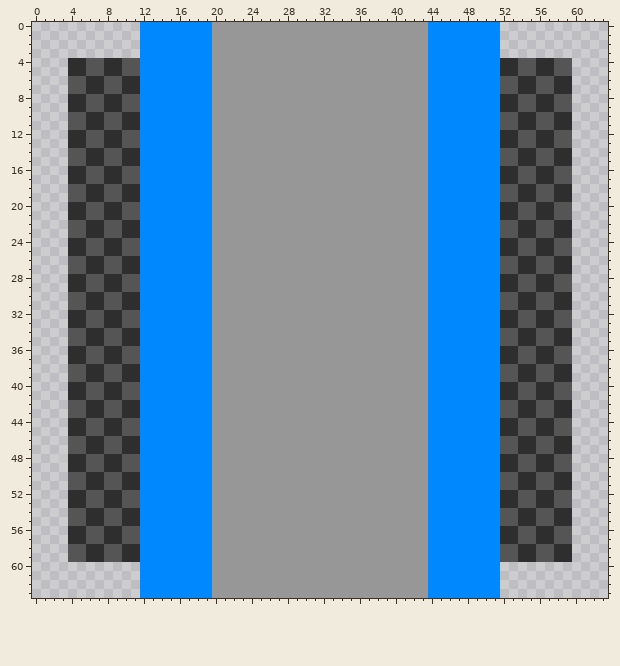
Pixel-art sprite -- res/player2.png. Above is the file before it was changed.
The file is 64x64 pixels. Colours within 5 levels of each other are drawn and written as one.
The same view after the edit:
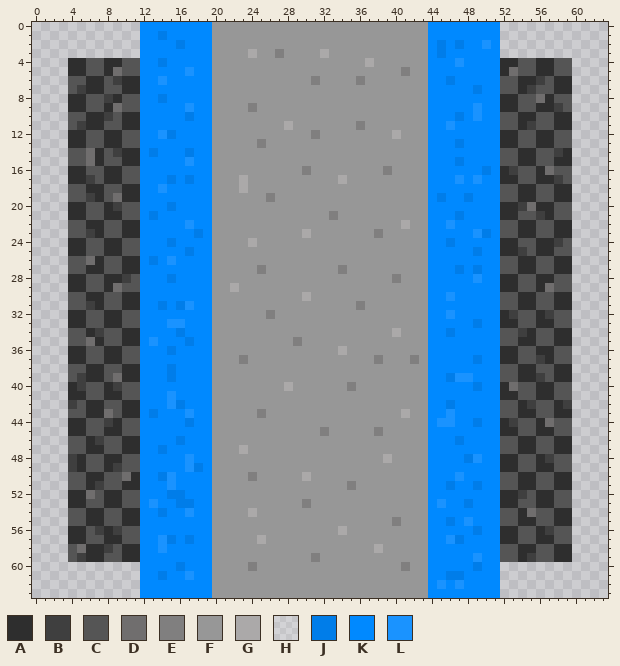
Palette (. is transparent): A #2e2e2e  B #3f3f3f  C #555555  D #706e6e  E #807f7f  F #979797  G #aba9a9  H #ffffff1e  J #007de9  K #0089ff  L #1a93ff
From old to new:
Changed rows in their new state; - is an unchanged pixel.
first column x 3:
 1 -----------J---------------------------------------------
 2 -------------J----------------------------J-J--L---------
 3 ---------------------G--E----G------------J--------------
 4 -----------J----------------------G---------L------------
 5 ------D-------L-----------------------E-----------D------
 6 ------B----L----------------E----E---------J---------B---
 7 --B-------------------------------------------J-----B----
 8 -----B-----J-----------------------------------------D---
 9 ------D-------L------E------------------------L--------B-
10 -----B--------J-----------------------------J-L----------
11 --B----------------------G-------E---------L--------B----
12 -----------LJ---------------E--------G-------------------
13 ----------------------E---------------------J------------
14 ---D--B---J---J----------------------------------------B-
15 ---D----------L-----------------------------J------------
16 ---------------------------E--------E----------J--B---D--
17 ---B--------J-J-----G----------G------------L-L--------B-
18 -----------L--------G------------------------------------
19 ---B--D----------------E------------------J--J-----------
20 ------B-----J--------------------------------------BD----
21 ----------J-------------------E-------------J--------B---
22 --------------L-----------------------G----L-------------
23 ---B-----------J-----------G-------E----------LJ---------
24 ------------J--------G---------------------J-----------B-
25 --------------J-------------------------------J----B-----
26 ---D------J-L--------------------------------------------
27 ----------------------E--------E------------J-J----------
28 -------B----J------------------------E--------L----------
29 ------D------------G----------------------------------D--
30 ---------------------------G---------------L-------------
31 ---B-------J-JL------------------E-----------------------
32 -----------------------E-------------------L------B---B--
33 ------------LL--------------------------------J----------
34 ----B--------J-----------------------G-----J-------B-----
35 ---D------L---J-----------E------------------------------
36 ------------J------------------G-------------------------
37 --------------------E--------------E---E------J------B---
38 ------------J--------------------------------------------
39 --B---D-----J------------------------------JLL-------B---
40 --B---B------------------G------E-------------J---D------
41 ------------L--------------------------------------------
42 -B----------LJ-----------------------------J--------B---B
43 -----D----J---L-------E---------------G----L-------------
44 -----B--------J---------------------------LL--J---B---D--
45 -----------------------------E-----E---------------------
46 ----B--------J------------------------------J------------
47 -----------J--------G------------------------------------
48 .B------------L---------------------G--------JL-------B--
49 -B----B-------LJ-----------------------------------------
50 -------D---JL--------E-----G----------------L------------
51 ----B-------L-------------------E----------J--J----------
52 ---D--------JJ-------------------------------------B-----
53 ----------L--JJ------------E--------------L--J-----------
54 -----------J--L------G------------------------------D----
55 -------------------------------------E-----J-L-----------
56 ----B-B------------------------G--------------J-------B--
57 -----------LJ-J-------G--------------------LJ------------
58 --D--B-----L-----------------------G---------------------
59 --B-------------------------E-----------------L-----B----
60 -------------J-------E----------------E-------J----------
61 -----------J--L----------------------------JJ------------
62 ------------------------------------------L-L------------
Boxes around the changes in both pictures, in picture pixels (x1, y1, x2, y2):
changed: (59, 31, 572, 589)
